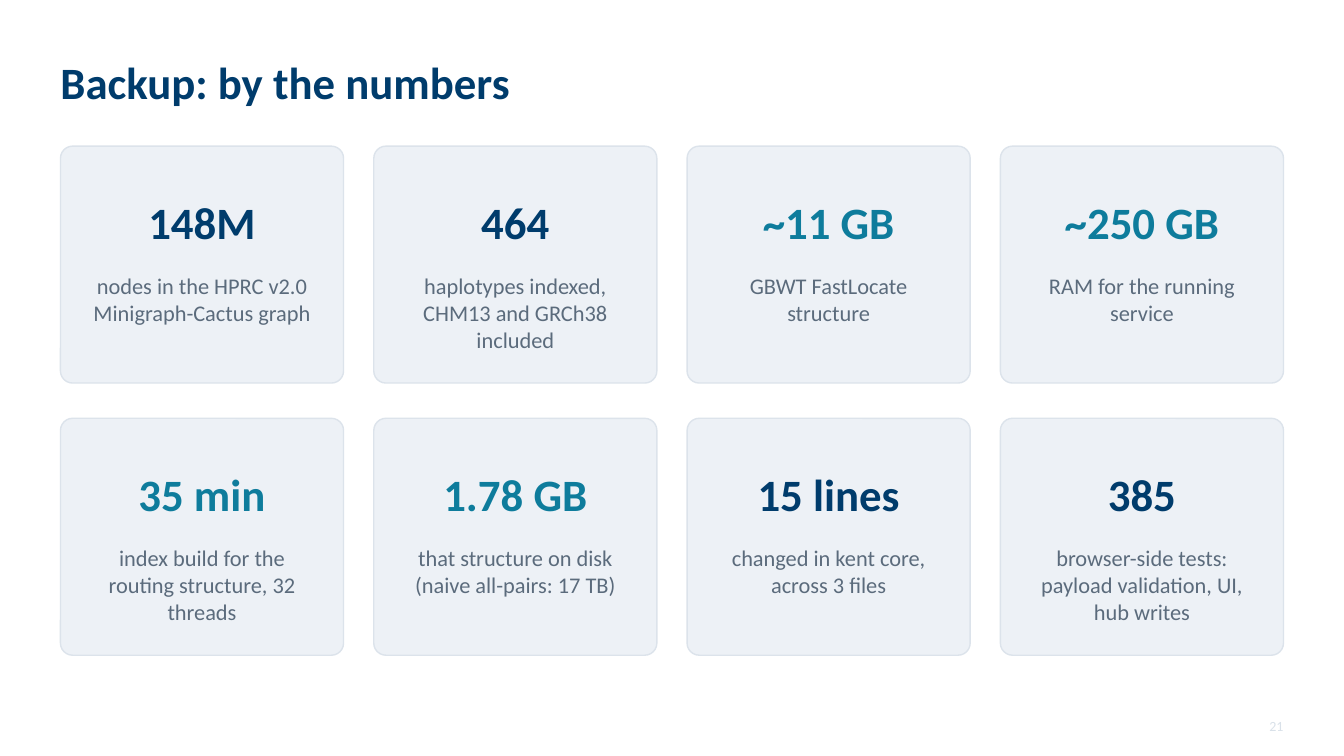
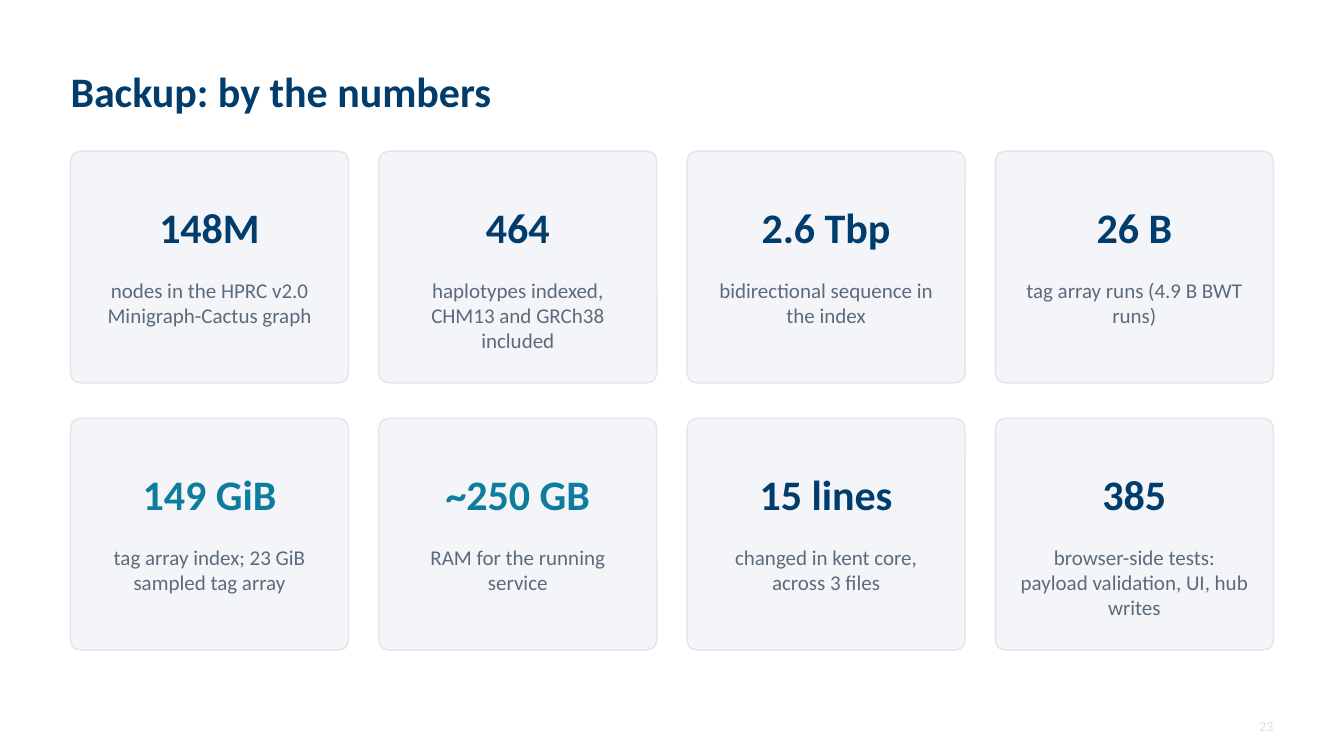
Before and after one commit to parsaeskandar/hprc_2026_poster, a slide deck: slide 23 of talk/HPRC2026_talk.pptx (slide 21 before the commit). Drawn at 1344x756 pixels with LibreOffice and Linux fonts; fonts in the diff are those of the drawing. Boxes give left, top, right and bottom in pixels: in the first picture for what was removed or moved away, otherwise in the second. Text is boxed around its words. In the diff, an @@ line names an element or a change of style, - is before the commit and + after.

Commit message:
Talk v3: challenge-first structure, brief tag-array section from the paper and WABI deck, two screen-recording scenarios with auto-embed, who-this-is-for slide, more minimal theme

```diff
--- a/talk/HPRC2026_talk.pptx
+++ b/talk/HPRC2026_talk.pptx
@@ text "Backup: by the numbers": place and size @@
-text "Backup: by the numbers" at (60, 67, 509, 106)
+text "Backup: by the numbers" at (71, 77, 491, 114)
@@ rounded rectangle: place and size @@
-rounded rectangle at (60, 146, 344, 383)
+rounded rectangle at (71, 151, 349, 383)
@@ rounded rectangle: place and size @@
-rounded rectangle at (374, 146, 657, 383)
+rounded rectangle at (379, 151, 657, 383)
@@ rounded rectangle: place and size @@
-rounded rectangle at (688, 146, 971, 383)
+rounded rectangle at (688, 151, 966, 383)
@@ rounded rectangle: place and size @@
-rounded rectangle at (1000, 146, 1284, 383)
+rounded rectangle at (995, 151, 1273, 383)
@@ text "148M": place and size @@
-text "148M" at (148, 208, 255, 240)
+text "148M" at (159, 214, 259, 244)
@@ text removed at (763, 209, 895, 240) @@
-~11 GB
@@ text added at (762, 213, 891, 250), 30 pt, text #003C6C, bold @@
+2.6 Tbp
@@ text added at (1097, 214, 1173, 244), 30 pt, text #003C6C, bold @@
+26 B
@@ text "nodes in the HPRC v2.0 ...": place and size @@
-text "nodes in the HPRC v2.0 ..." at (93, 278, 310, 325)
+text "nodes in the HPRC v2.0 ..." at (108, 283, 311, 327)
@@ text added at (719, 283, 933, 323), 15 pt, text #5B6B7C @@
+bidirectional sequence in the index
@@ text removed at (750, 279, 908, 321) @@
-GBWT FastLocate structure
@@ text added at (1026, 283, 1242, 326), 15 pt, text #5B6B7C @@
+tag array runs (4.9 B BWT runs)
@@ rounded rectangle: place and size @@
-rounded rectangle at (60, 418, 344, 655)
+rounded rectangle at (71, 418, 349, 650)
@@ rounded rectangle: place and size @@
-rounded rectangle at (374, 418, 657, 655)
+rounded rectangle at (379, 418, 657, 650)
@@ rounded rectangle: place and size @@
-rounded rectangle at (688, 418, 971, 655)
+rounded rectangle at (688, 418, 966, 650)
@@ fill #EDF1F6 to #F3F5F8; outline #DCE3EB 1 pt to #E1E6EC 1 pt; proportions changed in 8 elements at (379, 151, 657, 383), (379, 418, 657, 650), (688, 151, 966, 383), (688, 418, 966, 650), (71, 151, 349, 383), (71, 418, 349, 650), (995, 151, 1273, 383), (995, 418, 1273, 650) @@
@@ rounded rectangle: place and size @@
-rounded rectangle at (1000, 418, 1284, 655)
+rounded rectangle at (995, 418, 1273, 650)
@@ size 32 to 30 pt in 6 elements at (760, 480, 893, 511), (1102, 481, 1166, 511), (486, 214, 550, 244), (159, 214, 259, 244), (71, 77, 491, 114), (446, 482, 590, 511) @@
@@ text "~250 GB": place and size @@
-text "~250 GB" at (1065, 209, 1219, 240)
+text "~250 GB" at (446, 482, 590, 511)
@@ text at (143, 480, 277, 511): text changed; size 32 to 30 pt @@
-35 min
+149 GiB
@@ text removed at (443, 480, 588, 512) @@
-1.78 GB
@@ text at (114, 550, 305, 594): text changed; size 16 to 15 pt @@
-index build for the routing structure, 32 threads
+tag array index; 23 GiB sampled tag array
@@ size 16 to 15 pt in 5 elements at (735, 550, 916, 590), (1021, 550, 1248, 615), (431, 283, 604, 348), (108, 283, 311, 327), (430, 550, 605, 590) @@
@@ text "RAM for the running service": place and size @@
-text "RAM for the running service" at (1049, 278, 1234, 321)
+text "RAM for the running service" at (430, 550, 605, 590)
@@ text removed at (415, 550, 616, 597) @@
-that structure on disk (naive all-pairs: 17 TB)
```
Also in this commit, not shown: 11 other slides changed, 11 slides added, 9 slides removed, 13 other files.
